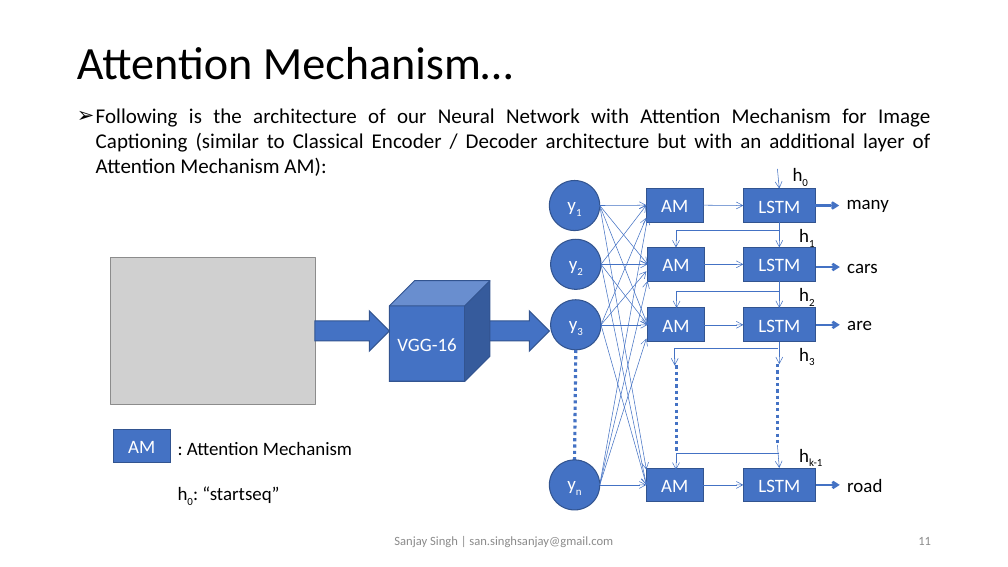
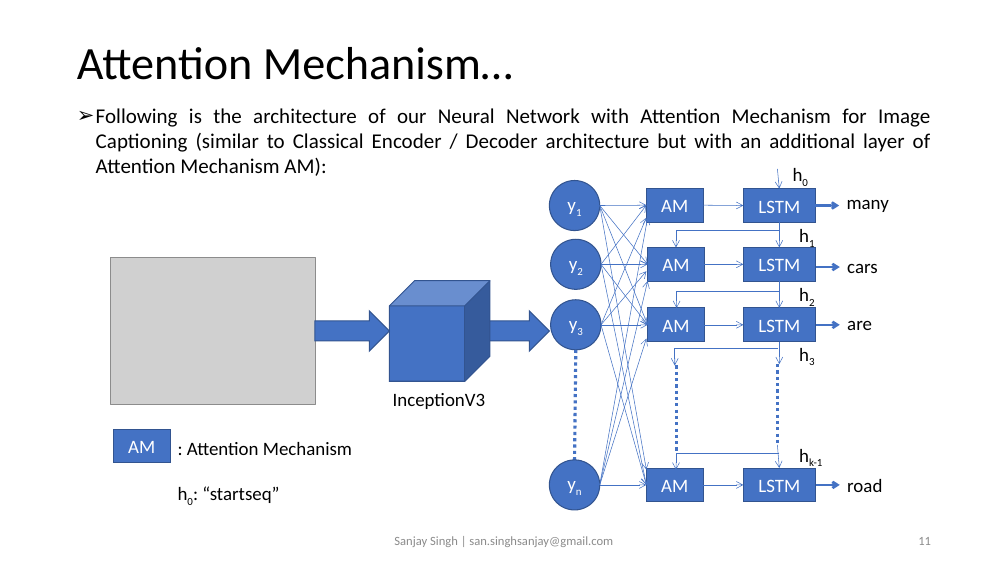
Before and after one commit to sansinghsanjay/Flickr8k_ImageCaptioning_AttentionMechanism, a slide deck: slide 11 of readme.pptx. Drawn at 1008x567 pixels with LibreOffice and Linux fonts; fonts in the diff are those of the drawing; grey boxes stand for pictures. Boxes give left, top, right and bottom in pixels: in the first picture for what was removed or moved away, otherwise in the second. Text is boxed around its words. In the diff, an @@ line names an element or a change of style, - is before the commit and + after.

```diff
--- a/readme.pptx
+++ b/readme.pptx
@@ text in cube at box(397, 338, 456, 351): text removed @@
-VGG-16
@@ text added at box(393, 393, 486, 409), 18 pt, text #000000 @@
+InceptionV3
```
Also in this commit, not shown: 7 other slides changed, 1 slide added, 1 slide removed, 7 other files.
